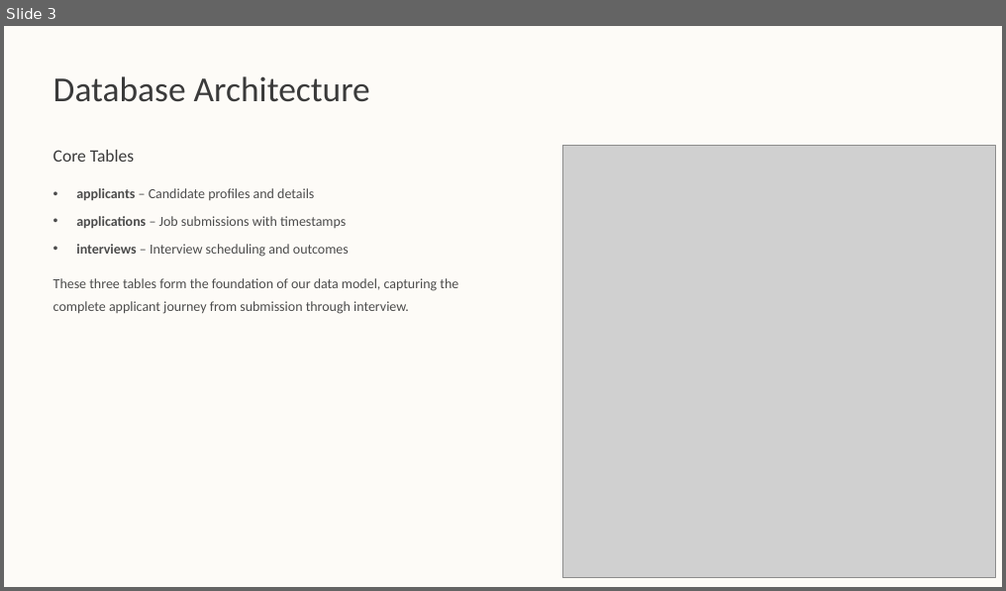
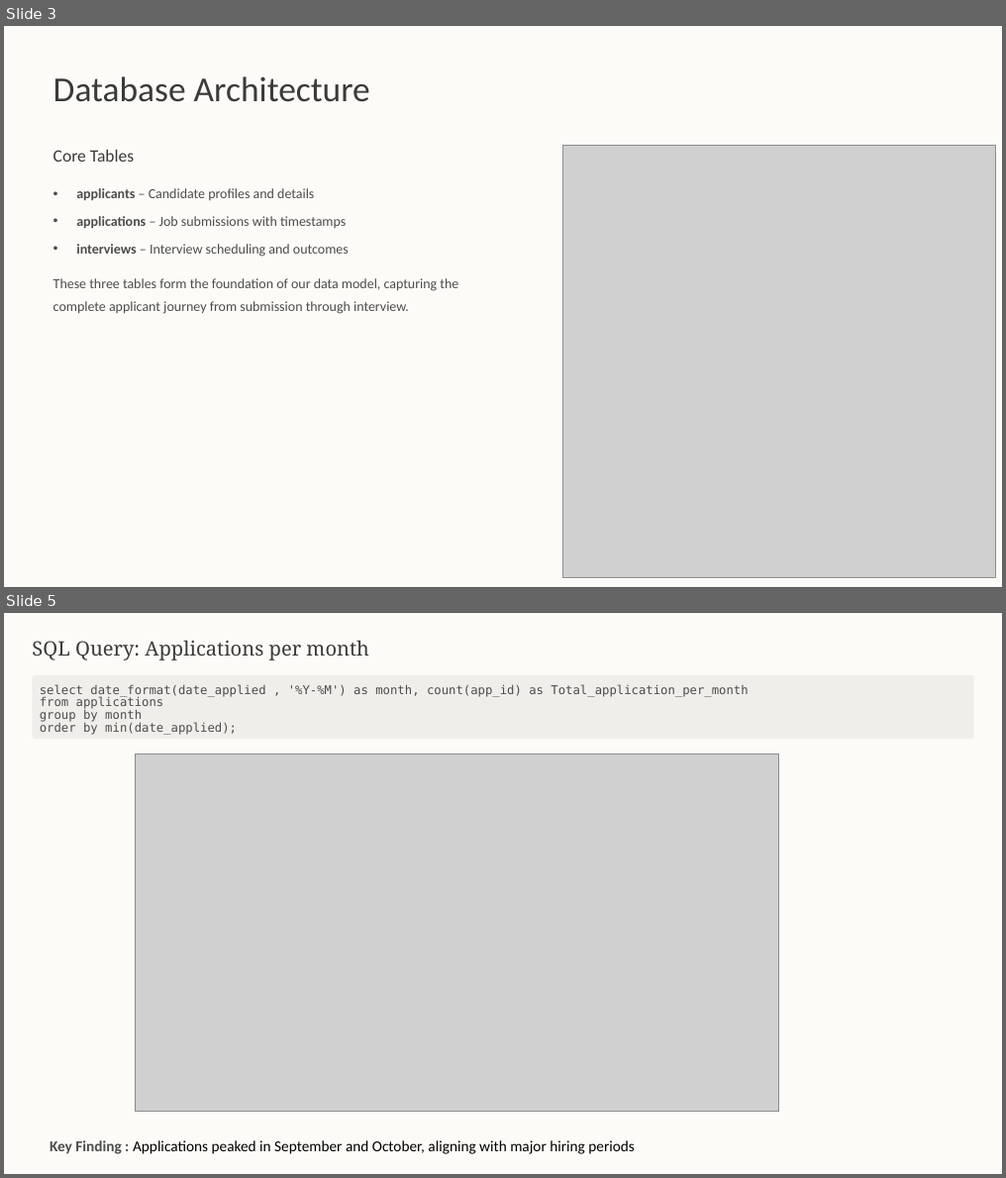
Before and after one commit to tusharshukla34/Job-Application-Tracker-With-SQL-and-Python-libraries, a slide deck: Job-Application-Tracker.pptx. Shown one above the other, each under a label of ours: slide 3 before the commit, slides 3 and 5 after it; the slides between them are not shown. The pictures are 1006x591 and 1006x1178 pixels, drawn with LibreOffice and Linux fonts; fonts in the diff are those of the drawing; grey boxes stand for pictures; background and template pictures are left out. Boxes give left, top, right and bottom in pixels: in the first picture for what was removed or moved away, otherwise in the second. Text is boxed around its words. In the diff, an @@ line names an element or a change of style, - is before the commit and + after.

```diff
--- a/Job-Application-Tracker.pptx
+++ b/Job-Application-Tracker.pptx
@@ slide 5 added at [4, 613, 1002, 1174], background #FFFFFF at 94% opacity; not listed: 1 template element that a slide beside it also shows @@
@@ text added at [32, 640, 368, 661], 23 pt, text #3A3A3A @@
+SQL Query: Applications per month
@@ rounded rectangle added at [32, 675, 974, 739], fill #F0EEEA @@
@@ text added at [40, 684, 747, 735], 14 pt, text #4C4C4C @@
+select date_format(date_applied , '%Y-%M') as month, count(app_id) as Total_application_per_month
+from applications
+group by month
+order by min(date_applied);
@@ picture added at [135, 754, 778, 1112] @@
@@ text added at [50, 1141, 635, 1155], 17.5 pt, text #000000 @@
+Key Finding : Applications peaked in September and October, aligning with major hiring periods
@@ rectangle added at [876, 1134, 1002, 1168], fill #FDFBF7 @@
```
Also in this commit, not shown: 6 other slides changed, 5 other slides added, 6 slides removed.
